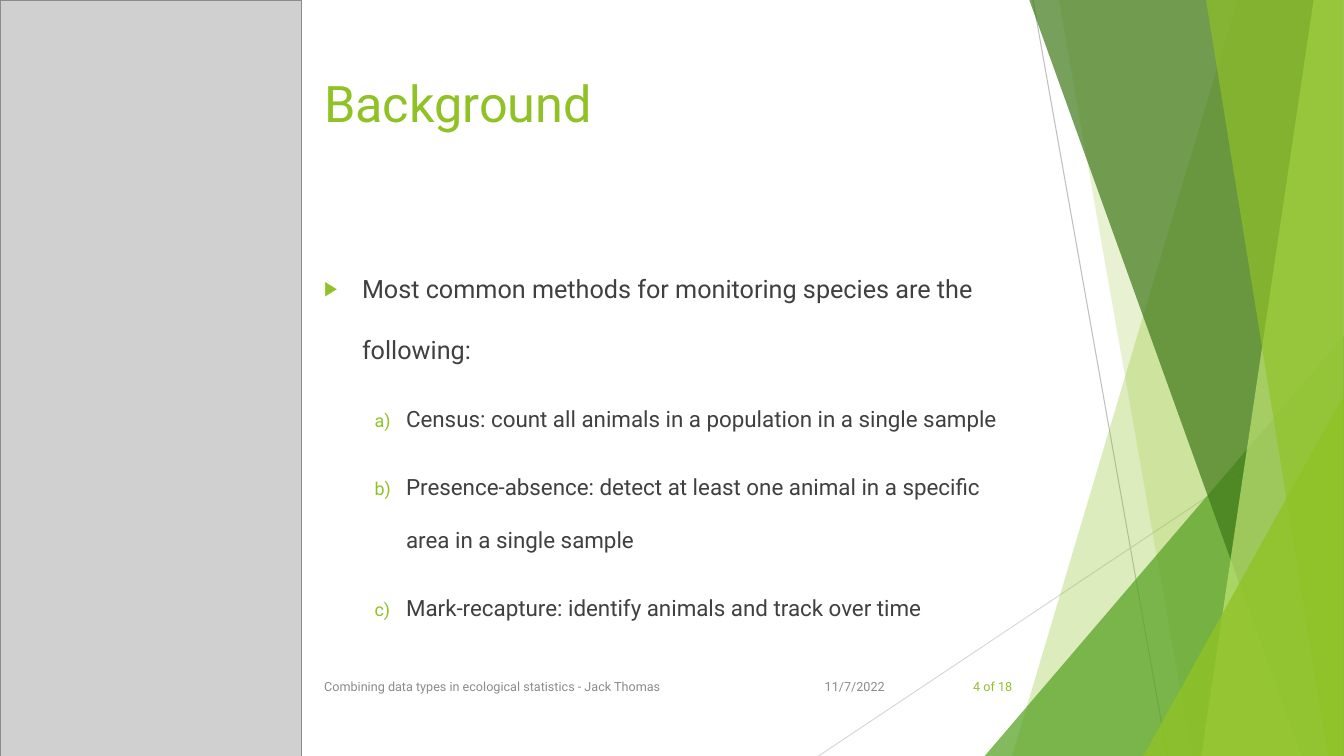
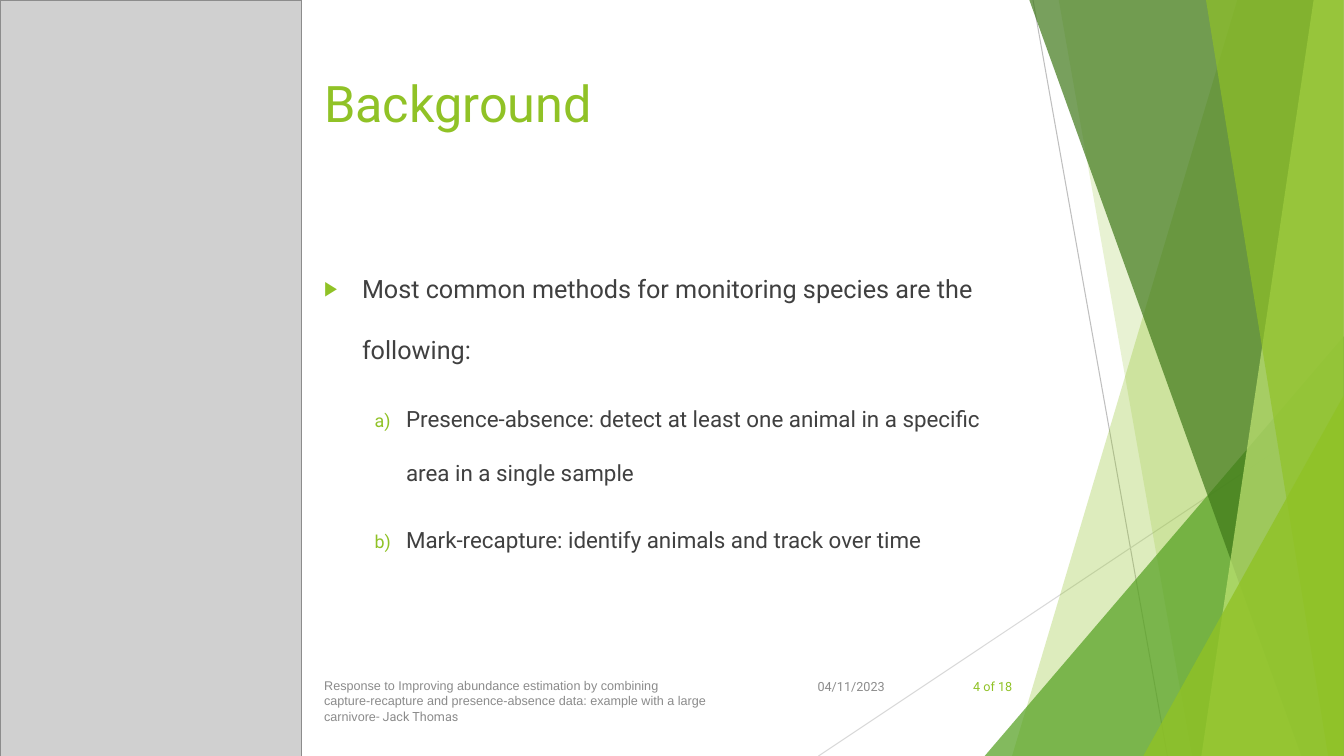
Before and after one commit to jackthomas818/masters-project, a slide deck: slide 4 of resources/OralPresentation/OralPresentationJack.pptx. Drawn at 1344x756 pixels with LibreOffice and Linux fonts; fonts in the diff are those of the drawing; grey boxes stand for pictures. Boxes give left, top, right and bottom in pixels: in the first picture for what was removed or moved away, otherwise in the second. Text is boxed around its words. In the diff, an @@ line names an element or a change of style, - is before the commit and + after.

```diff
--- a/resources/OralPresentation/OralPresentationJack.pptx
+++ b/resources/OralPresentation/OralPresentationJack.pptx
@@ text at (406,410,996,432): paragraph removed @@
-  a) Census: count all animals in a population in a single sample
@@ text at (324,681,706,721): text changed; font Roboto to Arial @@
-Combining data types in ecological statistics - Jack Thomas
+Response to Improving abundance estimation by combining
+capture-recapture and presence-absence data: example with a large
+carnivore- Jack Thomas
@@ text at (818,682,885,692): text changed @@
-11/7/2022
+04/11/2023
```
Also in this commit, not shown: 17 other slides changed, 8 slides added, 1 slide removed, 2 other files.
